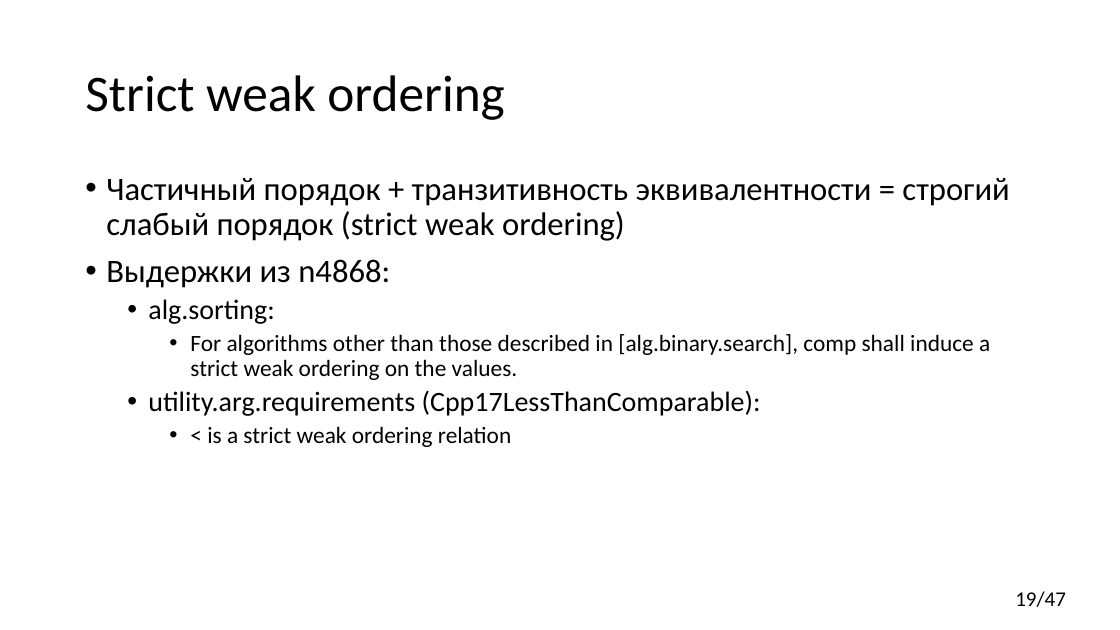
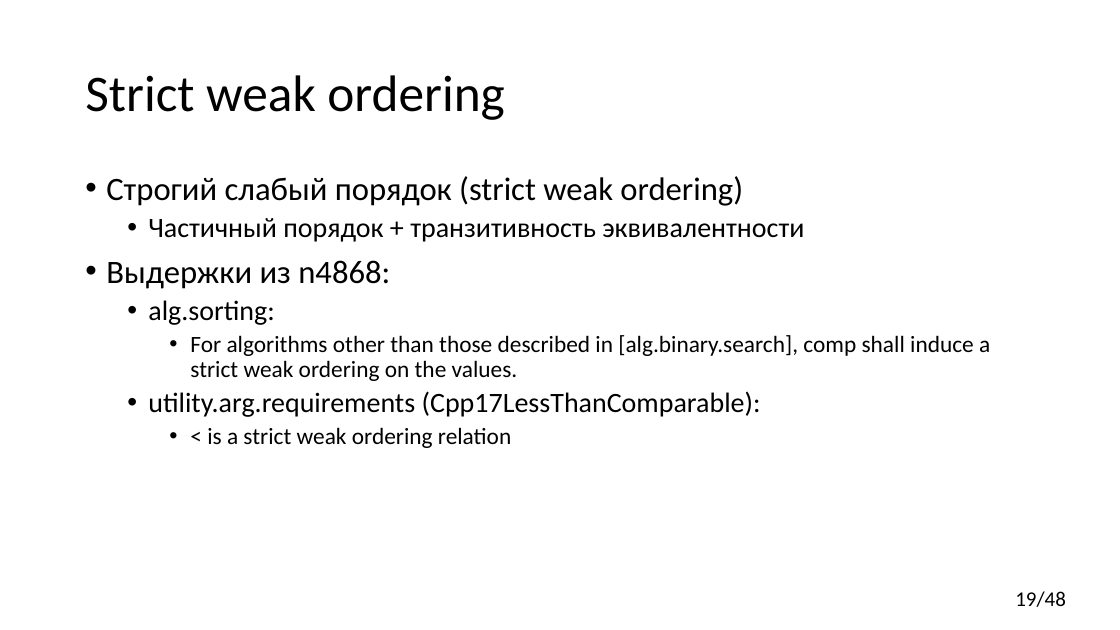
Before and after one commit to yugr/CppRussia, a slide deck: slide 19 of 2023/RU.pptx. Drawn at 1120x630 pixels with LibreOffice and Linux fonts; fonts in the diff are those of the drawing. Boxes give left, top, right and bottom in pixels: in the first picture for what was removed or moved away, otherwise in the second. Text is boxed around its words. In the diff, an @@ line names an element or a change of style, - is before the commit and + after.

```diff
--- a/2023/RU.pptx
+++ b/2023/RU.pptx
@@ text at (x1=106, y1=176, x2=804, y2=242): text changed; size 28 to 24 pt @@
-• Частичный порядок + транзитивность эквивалентности = строгий слабый порядок (strict weak ordering)
+• Строгий слабый порядок (strict weak ordering)
+  • Частичный порядок + транзитивность эквивалентности
@@ page number at (x1=1015, y1=591, x2=1066, y2=607): text changed @@
-19/47
+19/48
```
Also in this commit, not shown: 7 other slides changed.
